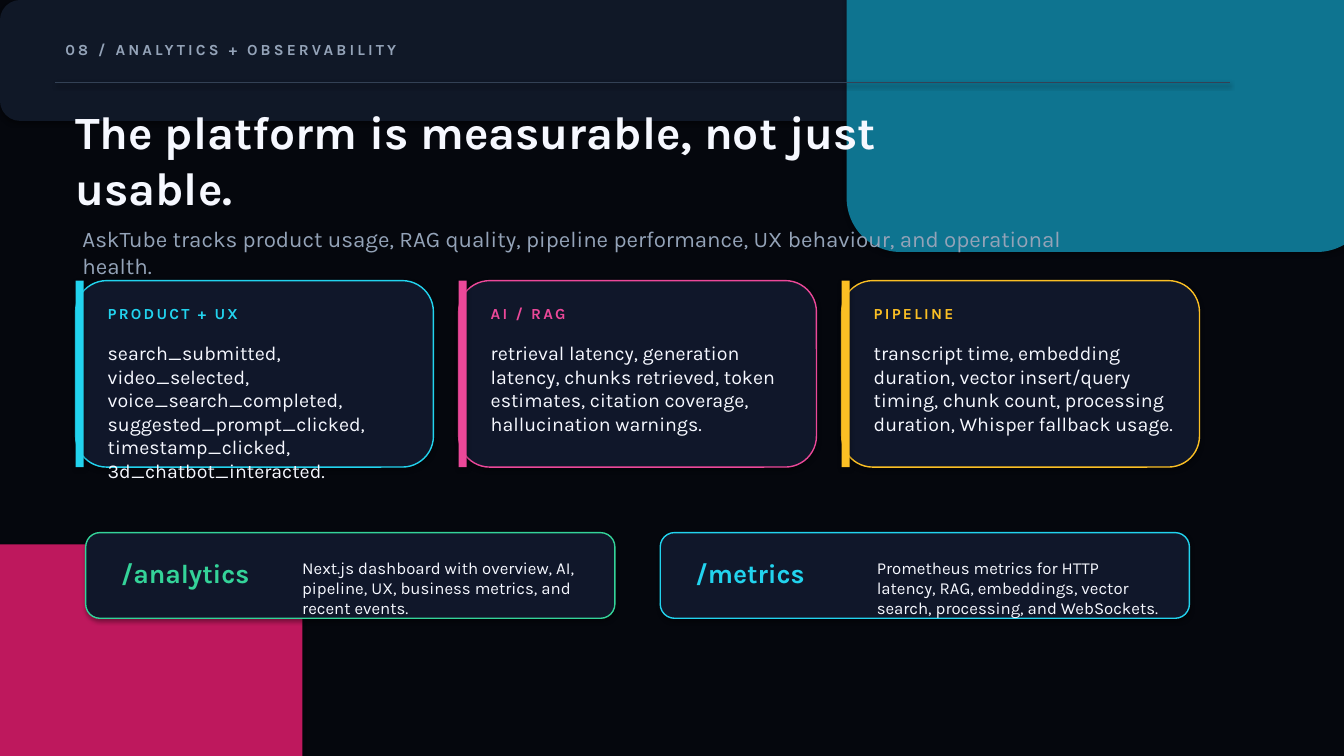
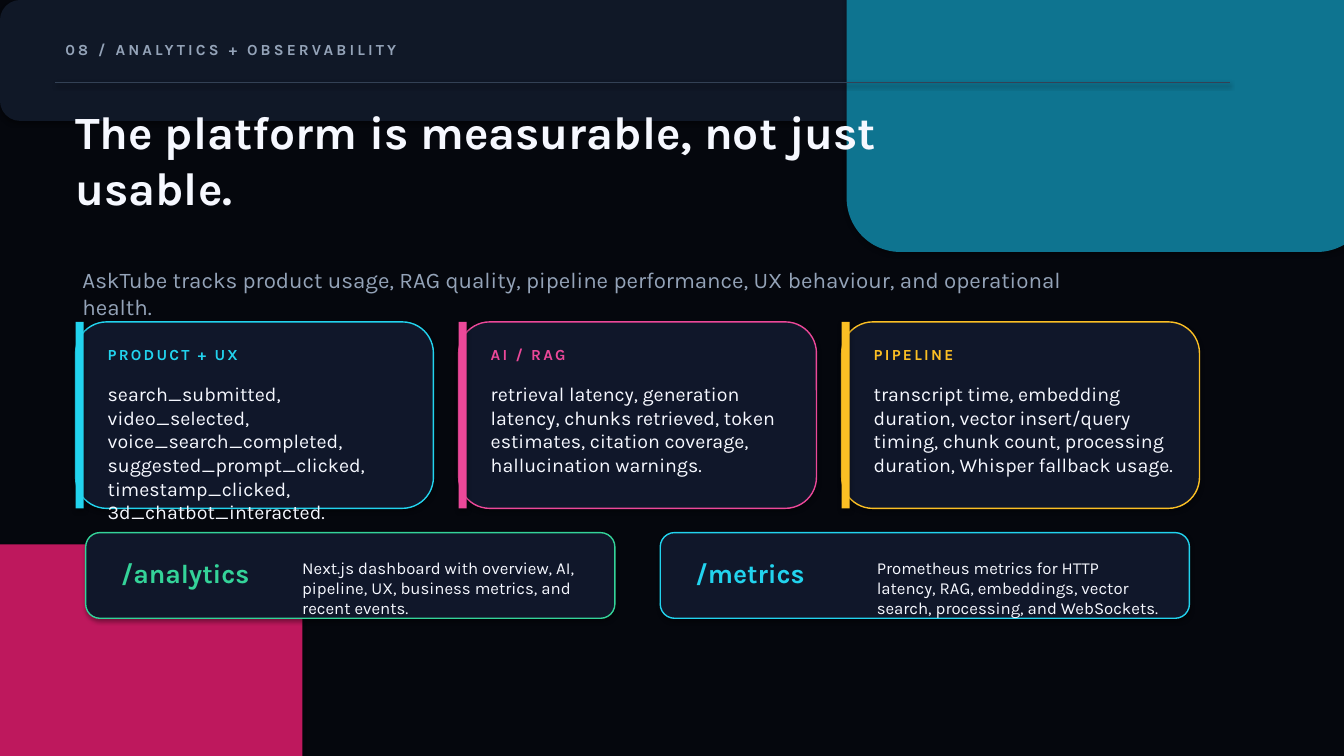
Before and after one commit to sabeurzarai/asktube-ai, a slide deck: slide 9 of docs/AskTube_AI_Presentation.pptx. Drawn at 1344x756 pixels with LibreOffice and Linux fonts; fonts in the diff are those of the drawing. Boxes give left, top, right and bottom in pixels: in the first picture for what was removed or moved away, otherwise in the second. Text is boxed around its words. In the diff, an @@ line names an element or a change of style, - is before the commit and + after.

```diff
--- a/docs/AskTube_AI_Presentation.pptx
+++ b/docs/AskTube_AI_Presentation.pptx
@@ 7 texts, 3 rounded rectangles, 3 rectangles: place and size @@
-7 texts, 3 rounded rectangles, 3 rectangles at <box>76,226,1200,478</box>
+7 texts, 3 rounded rectangles, 3 rectangles at <box>76,272,1200,519</box>
```
Also in this commit, not shown: 6 other slides changed, 1 other file.
